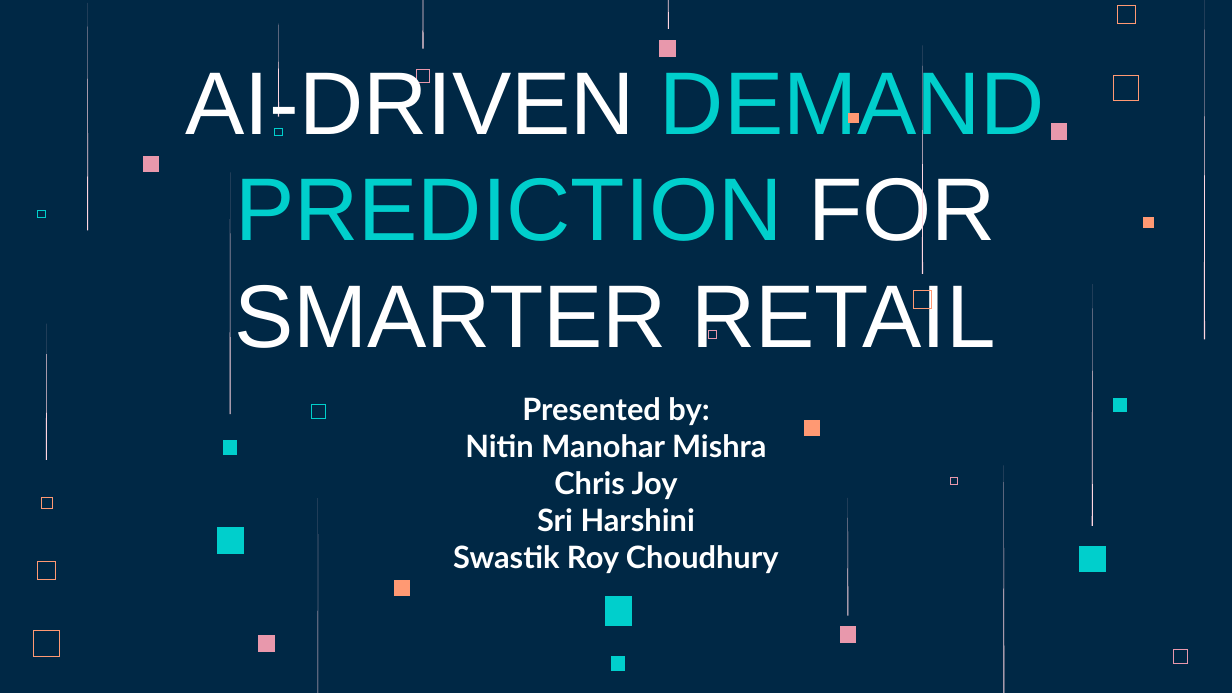
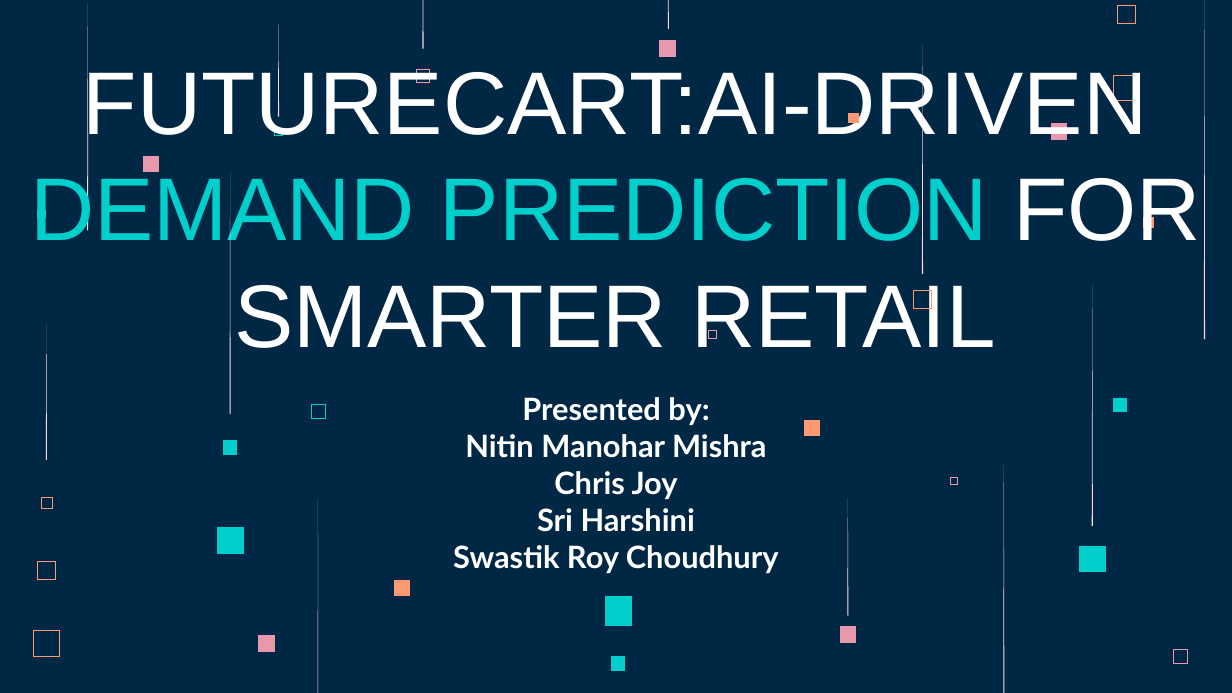
Before and after one commit to springboardmentor436z/FutureCart--AI-Driven-Demand-Prediction, a slide deck: slide 1 of NitiNMishra/Presentation/FutureCart_Group_Presentation.pptx. Drawn at 1232x693 pixels with LibreOffice and Linux fonts; fonts in the diff are those of the drawing. Boxes give left, top, right and bottom in pixels: in the first picture for what was removed or moved away, otherwise in the second. Text is boxed around its words. In the diff, an @@ line names an element or a change of style, - is before the commit and + after.

Commit message:
Updated FutureCart Group Presentation.pptx

```diff
--- a/NitiNMishra/Presentation/FutureCart_Group_Presentation.pptx
+++ b/NitiNMishra/Presentation/FutureCart_Group_Presentation.pptx
@@ title at [30,63,1201,348]: text changed @@
-AI-DRIVEN DEMAND PREDICTION FOR SMARTER RETAIL
+FUTURECART:AI-DRIVEN DEMAND PREDICTION FOR SMARTER RETAIL
```
